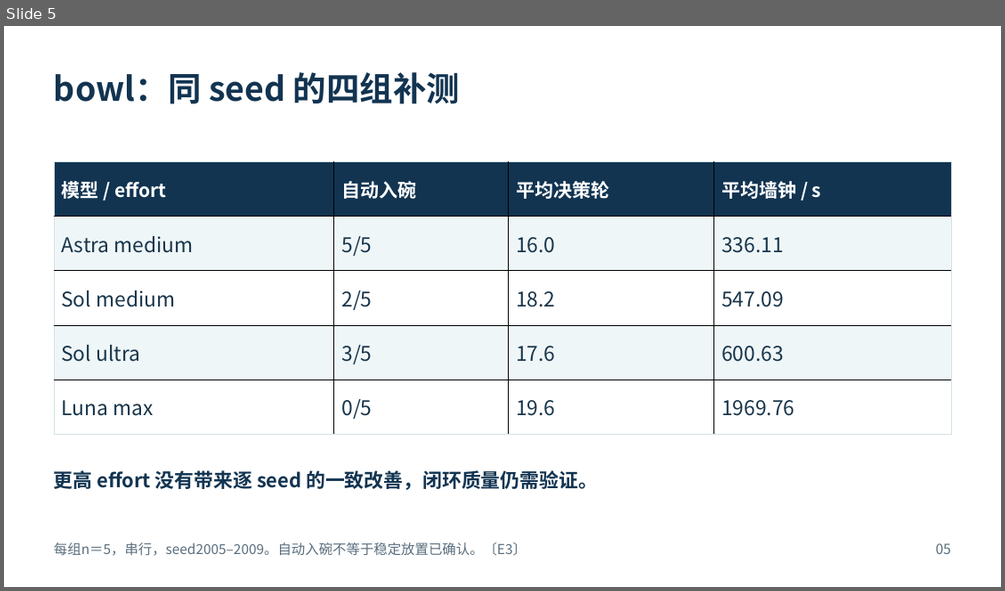
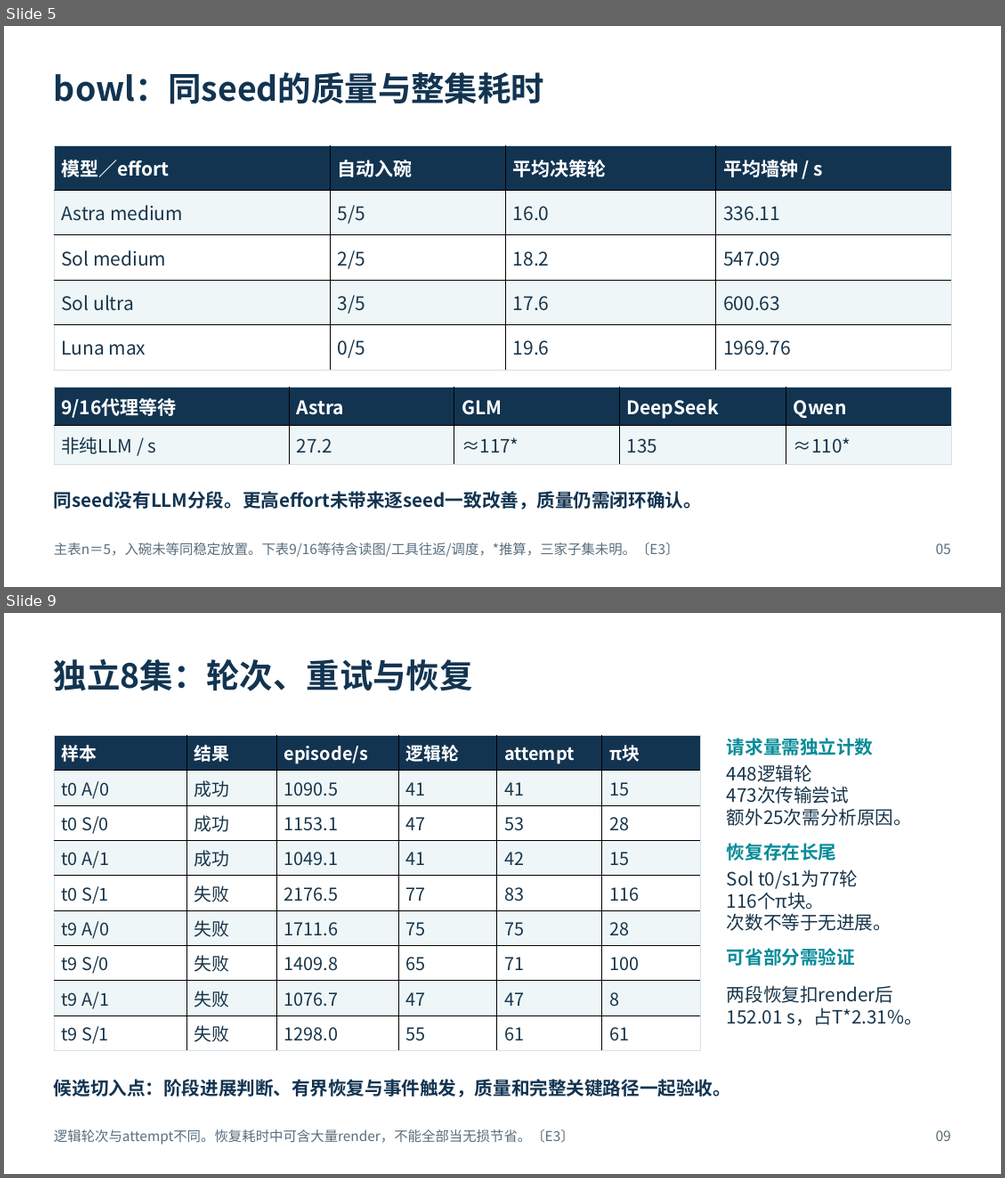
Before and after one commit to Xxc33128/embodied-ai, a slide deck: weeks/2026_1012-1018_RPent多模型性能分析/2026-10-14-综合性能评估/具身智能推理性能评估汇报.pptx. Shown one above the other, each under a label of ours: slide 5 before the commit, slides 5 and 9 after it; the slides between them are not shown. The pictures are 1005x591 and 1005x1178 pixels, drawn with LibreOffice and Linux fonts; fonts in the diff are those of the drawing. Boxes give left, top, right and bottom in pixels: in the first picture for what was removed or moved away, otherwise in the second. Text is boxed around its words. In the diff, an @@ line names an element or a change of style, - is before the commit and + after.

```diff
--- a/weeks/2026_1012-1018_RPent多模型性能分析/2026-10-14-综合性能评估/具身智能推理性能评估汇报.pptx
+++ b/weeks/2026_1012-1018_RPent多模型性能分析/2026-10-14-综合性能评估/具身智能推理性能评估汇报.pptx
@@ slide 9 added at (4, 613, 1001, 1174), background #FFFFFF @@
@@ text added at (54, 659, 473, 691), 32 pt, text #123451, bold @@
+独立8集：轮次、重试与恢复
@@ table added at (54, 736, 701, 1051), 9 rows, 6 columns @@
+样本 | 结果 | episode/s | 逻辑轮 | attempt | π块
+t0 A/0 | 成功 | 1090.5 | 41 | 41 | 15
+t0 S/0 | 成功 | 1153.1 | 47 | 53 | 28
+t0 A/1 | 成功 | 1049.1 | 41 | 42 | 15
+t0 S/1 | 失败 | 2176.5 | 77 | 83 | 116
+t9 A/0 | 失败 | 1711.6 | 75 | 75 | 28
+t9 S/0 | 失败 | 1409.8 | 65 | 71 | 100
+t9 A/1 | 失败 | 1076.7 | 47 | 47 | 8
+t9 S/1 | 失败 | 1298.0 | 55 | 61 | 61
@@ text added at (727, 738, 874, 755), 17.6 pt, text #078B98, bold @@
+请求量需独立计数
@@ text added at (727, 764, 912, 826), 17.6 pt, text #18354A @@
+448逻辑轮
+473次传输尝试
+额外25次需分析原因。
@@ text added at (727, 843, 836, 860), 17.6 pt, text #078B98, bold @@
+恢复存在长尾
@@ text added at (727, 869, 891, 931), 17.6 pt, text #18354A @@
+Sol t0/s1为77轮
+116个π块。
+次数不等于无进展。
@@ text added at (727, 948, 855, 965), 17.6 pt, text #078B98, bold @@
+可省部分需验证
@@ text added at (727, 985, 922, 1025), 17.6 pt, text #18354A @@
+两段恢复扣render后
+152.01 s，占T*2.31%。
@@ text added at (54, 1078, 731, 1097), 17.6 pt, text #123451, bold @@
+候选切入点：阶段进展判断、有界恢复与事件触发，质量和完整关键路径一起验收。
@@ text added at (54, 1129, 574, 1144), 13.1 pt, text #5A6E7D @@
+逻辑轮次与attempt不同。恢复耗时中可含大量render，不能全部当无损节省。〔E3〕
@@ text added at (936, 1130, 951, 1141), 13.5 pt, text #5A6E7D @@
+09
@@ slide 5 changed as well @@
@@ text at (54, 72, 544, 104): text changed @@
-bowl：同 seed 的四组补测
+bowl：同seed的质量与整集耗时
@@ table at (54, 145, 952, 370) @@
-row 1, column 1: 模型 / effort
+row 1, column 1: 模型／effort
@@ size 19.5 to 18 pt in "Astra medium", "5/5", "16.0", "336.11" and 12 more places @@
@@ table: place and size @@
-table at (54, 161, 952, 435)
+table at (54, 145, 952, 370)
@@ table added at (54, 386, 952, 464), 2 rows, 5 columns @@
+9/16代理等待 | Astra | GLM | DeepSeek | Qwen
+非纯LLM / s | 27.2 | ≈117* | 135 | ≈110*
@@ text at (54, 491, 702, 509): text changed; size 18.8 to 17.6 pt @@
-更高 effort 没有带来逐 seed 的一致改善，闭环质量仍需验证。
+同seed没有LLM分段。更高effort未带来逐seed一致改善，质量仍需闭环确认。
@@ text at (54, 542, 680, 556): text changed @@
-每组n＝5，串行，seed2005–2009。自动入碗不等于稳定放置已确认。〔E3〕
+主表n＝5，入碗未等同稳定放置。下表9/16等待含读图/工具往返/调度，*推算，三家子集未明。〔E3〕
```
Also in this commit, not shown: 5 other slides changed, 12 other slides added, 14 slides removed, 4 other files.
